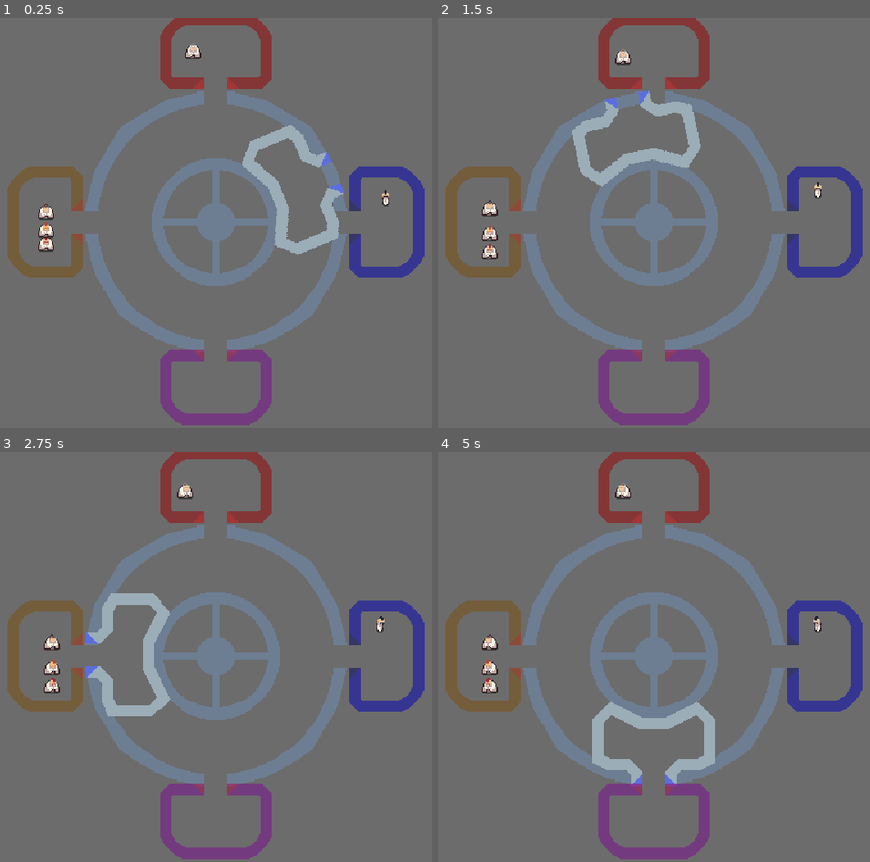
Above: before the commit, frames 1-4 (two rows, left to right).
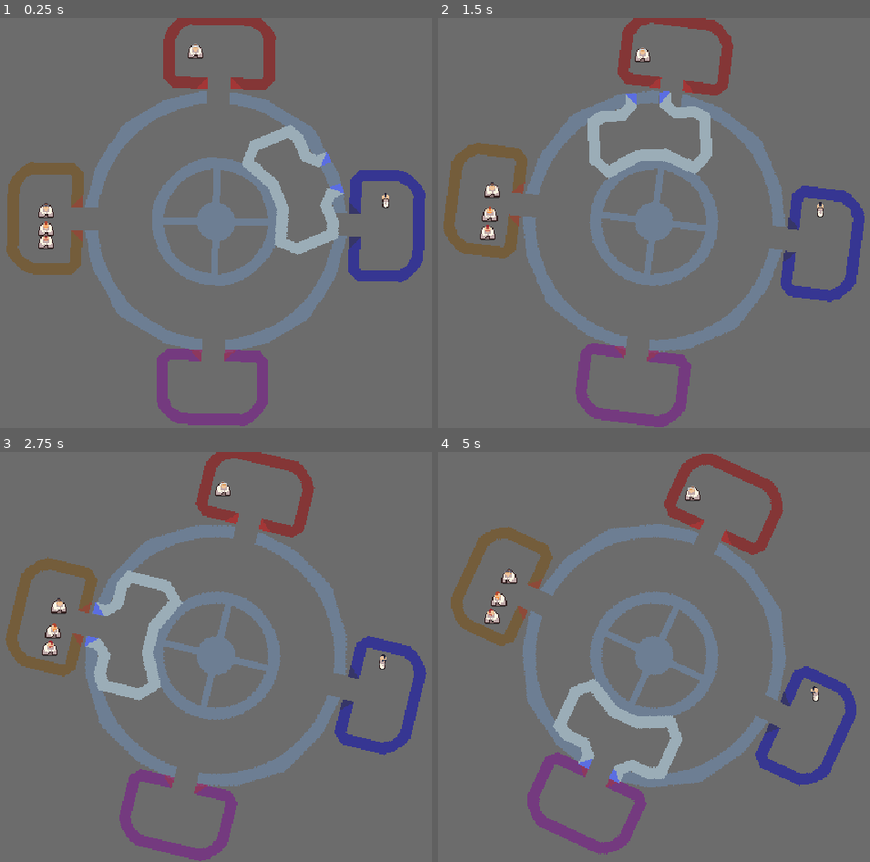
Above: after the commit, the same moments.

Repository: tehelka-gamedev/gmtk-2025
Game: Godot game, scene res://main.tscn
Two runs of this game, one before a commit and one after it. Both use one fixed random seed, a clock stepped at 60 frames per second and the inputs below.
Inputs:
- Up to frame 1 (0.25 s): no input
- Up to frame 2 (1.5 s): tap Enter (open_door) at 0.5 s; hold Right (ui_right) 0.53-1.28 s; tap Space (elevator_toggle_movement) at 0.6, 1.35 s; hold Down (ui_down) from 1.28 s (still down)
- Up to frame 3 (2.75 s): release Down (ui_down) at 2.03 s; hold Right (ui_right) from 2.03 s (still down); tap Enter (open_door) at 2.1 s; tap Space (elevator_toggle_movement) at 2.3 s
- Up to frame 4 (5 s): release Right (ui_right) at 2.78 s; hold Up (ui_up) 2.78-3.53 s; tap Space (elevator_toggle_movement) at 2.85, 3.6, 4.55 s; hold Left (ui_left) from 3.53 s (still down); tap Enter (open_door) at 4.35 s

The runs differ from the first frame. In frame 1, 3.7% of the frame differs, in the area x 1-99%, y 0-100%; in frame 2, 15%; in frame 3, 17%; in frame 4, 19%.

Commit message:
Add elevator rotation with space station

Diff:
--- a/godot/main.tscn
+++ b/godot/main.tscn
@@ -1,9 +1,10 @@
-[gd_scene load_steps=7 format=3 uid="uid://dtidxkaetf78h"]
+[gd_scene load_steps=8 format=3 uid="uid://dtidxkaetf78h"]
 
 [ext_resource type="Script" uid="uid://cdo6vkw180fto" path="res://scripts/game_manager.gd" id="1_lquwl"]
 [ext_resource type="Texture2D" uid="uid://b8vqi0ufi13oa" path="res://sprites/spacestation.png" id="2_1bvp3"]
 [ext_resource type="PackedScene" uid="uid://bixriv415q58j" path="res://objects/elevator.tscn" id="3_7mycd"]
 [ext_resource type="Texture2D" uid="uid://yb7xrfudbkkw" path="res://sprites/spacestation_n.png" id="3_lquwl"]
+[ext_resource type="Script" uid="uid://dqgdl6pik3h05" path="res://objects/space_station.gd" id="4_7mycd"]
 [ext_resource type="PackedScene" uid="uid://dd5giy7mmmmxe" path="res://objects/room.tscn" id="4_272bh"]
 
 [sub_resource type="CanvasTexture" id="CanvasTexture_1bvp3"]
@@ -12,7 +13,7 @@
 
 [node name="Main" type="Node2D" node_paths=PackedStringArray("elevator")]
 script = ExtResource("1_lquwl")
-elevator = NodePath("World/Elevator")
+elevator = NodePath("Elevator")
 
 [node name="World" type="Node2D" parent="."]
 position = Vector2(-246, -143)
@@ -26,35 +27,37 @@
 size_flags_vertical = 4
 color = Color(0.513726, 0.513726, 0.513726, 0.580392)
 
-[node name="SpaceStation" type="Sprite2D" parent="World"]
-position = Vector2(548, 322)
+[node name="SpaceStation" type="Sprite2D" parent="."]
+position = Vector2(302, 179)
 texture = SubResource("CanvasTexture_1bvp3")
+script = ExtResource("4_7mycd")
 
-[node name="Elevator" parent="World" instance=ExtResource("3_7mycd")]
-position = Vector2(548, 322)
+[node name="Rooms" type="Node2D" parent="SpaceStation"]
 
-[node name="Rooms" type="Node2D" parent="."]
-position = Vector2(302, 179)
-
-[node name="Room" parent="Rooms" instance=ExtResource("4_272bh")]
+[node name="Room" parent="SpaceStation/Rooms" instance=ExtResource("4_272bh")]
 position = Vector2(0, -150)
 
-[node name="Room2" parent="Rooms" instance=ExtResource("4_272bh")]
+[node name="Room2" parent="SpaceStation/Rooms" instance=ExtResource("4_272bh")]
 modulate = Color(0, 0, 1, 0.5)
 position = Vector2(150, 0)
 rotation = 1.5708
 color = 1
 
-[node name="Room3" parent="Rooms" instance=ExtResource("4_272bh")]
+[node name="Room3" parent="SpaceStation/Rooms" instance=ExtResource("4_272bh")]
 modulate = Color(0.8, 0.05, 0.8, 0.5)
 position = Vector2(0, 145)
 rotation = 3.14159
 color = 3
 
-[node name="Room4" parent="Rooms" instance=ExtResource("4_272bh")]
+[node name="Room4" parent="SpaceStation/Rooms" instance=ExtResource("4_272bh")]
 modulate = Color(0.8, 0.45, 0.05, 0.5)
 position = Vector2(-150, 0)
 rotation = 4.71239
 color = 4
 
+[node name="Elevator" parent="." node_paths=PackedStringArray("space_station") instance=ExtResource("3_7mycd")]
+position = Vector2(302, 179)
+snap_duration = 0.3
+space_station = NodePath("../SpaceStation")
+
 [node name="NPCs" type="Node2D" parent="."]
--- a/godot/objects/elevator.gd
+++ b/godot/objects/elevator.gd
@@ -18,6 +18,7 @@
 @export var snap_duration: float = 0.5
 @export var snap_target:Node2D = null
 
+@export var space_station: SpaceStation
 
 var door_is_open: bool = false
 
@@ -79,6 +80,8 @@
         # else just regular start/stop
         else:
             moving = not moving
+    elif _snapping:
+        _refresh_tween()
 
     if not moving:
         if Input.is_action_just_pressed("open_door"):
@@ -87,10 +90,10 @@
             else:
                 _open_door()
 
-    if _snapping:
-        return
-    if moving:
+    if moving and not _snapping:
         rotation_degrees -= delta * speed
+    else:
+        rotation_degrees += space_station.rotation_speed * delta
 
 func _open_door() -> void:
     # play open_door_animation
@@ -126,16 +129,26 @@
 func snap_to_room(room: Node2D) -> void:
     _snapping = true
     moving = false
-    look_at_helper.look_at(room.global_position)
+    _refresh_tween()
+
+
+func _refresh_tween() -> void:
+    if not snap_target:
+        return
+
+    look_at_helper.look_at(snap_target.global_position)
     var target_rotation:float = look_at_helper.global_rotation
 
     target_rotation = lerp_angle(rotation, target_rotation, 1)
+    if _tween:
+        _tween.stop()
     _tween = get_tree().create_tween()
     _tween.tween_property(self, "rotation", target_rotation, snap_duration)
     _tween.set_trans(Tween.TRANS_ELASTIC)
     _tween.set_ease(Tween.EASE_IN)
 
     _tween.finished.connect(_on_snap_finished)
+
 
 func stop_snapping() -> void:
     _tween.stop()
--- /dev/null
+++ b/godot/objects/space_station.gd
@@ -0,0 +1,9 @@
+class_name SpaceStation
+extends Sprite2D
+
+
+@export var rotation_speed: float = 5.0
+
+
+func _physics_process(delta: float) -> void:
+    rotation_degrees += delta * rotation_speed
--- a/godot/scripts/game_manager.gd
+++ b/godot/scripts/game_manager.gd
@@ -4,8 +4,10 @@
 
 @export var starting_npc_count: int = 5
 @export var elevator: Elevator = null
-@onready var rooms: Array[Node] = $Rooms.get_children()
+
+@onready var rooms: Array[Node] = $SpaceStation/Rooms.get_children()
 @onready var _npcs: Node2D = $NPCs
+@onready var _space_station: Sprite2D = $SpaceStation
 
 var current_npc_count: int = 0
 
@@ -20,6 +22,7 @@
         _spawn_npc()
 
     elevator.door_opened.connect(_on_elevator_door_opened)
+
 
 func _spawn_npc() -> void:
     var non_full_rooms: Array[Room] = []
Not shown, added: godot/objects/space_station.gd.uid
